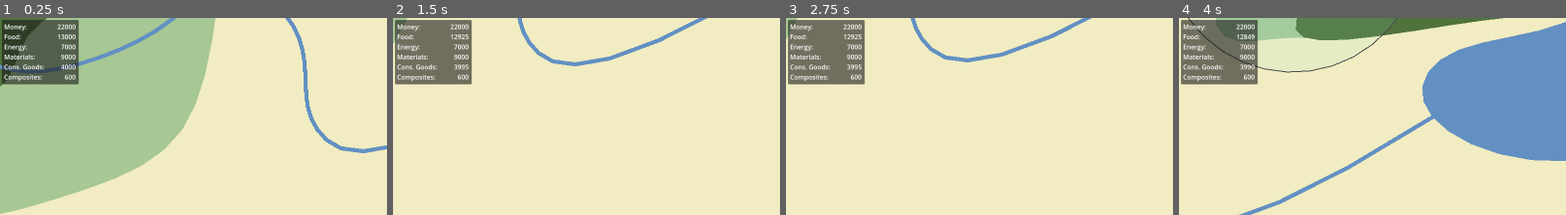
Above: before the commit, frames 1-4 (left to right).
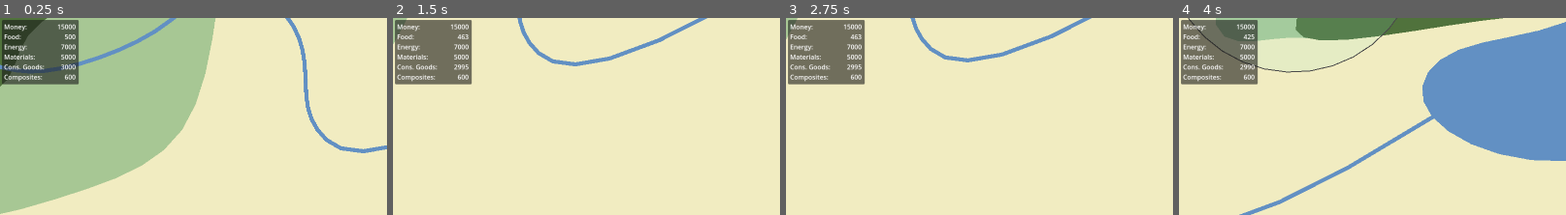
Above: after the commit, the same moments.

Repository: Novation257/Nations-Refounded
Game: Godot game, scene res://masterScene.tscn
Two runs of this game, one before a commit and one after it. Both use one fixed random seed, a clock stepped at 60 frames per second and the inputs below. The engine's default icon, where the game draws it, is replaced by a stand-in: a white triangle on a blue panel in a dark square.
Inputs (mouse positions are % of the whole screen's width and height, from its top left):
- Up to frame 1 (0.25 s): no input
- Up to frame 2 (1.5 s): tap Enter at 0.5 s; move the mouse to (53, 66) at 0.52 s; press the mouse at (53, 66) at 0.53 s; tap Space at 1.25 s; move the mouse to (30, 55) at 1.27 s; release the mouse at (30, 55) at 1.28 s; tap Down (CamDown) at 1.35 s
- Up to frame 3 (2.75 s): click (30, 55) at 1.55 s; tap Enter at 2 s; move the mouse to (60, 28) at 2.02 s; press the mouse at (60, 28) at 2.03 s; tap Left (CamLeft) at 2.1 s
- Up to frame 4 (4 s): tap Space at 2.75 s; move the mouse to (45, 70) at 2.77 s; release the mouse at (45, 70) at 2.78 s; tap Right (CamRight) at 2.85 s; click (45, 70) at 3.05 s; tap Enter at 3.5 s; move the mouse to (80, 65) at 3.52 s; press the mouse at (80, 65) at 3.53 s; tap Up (CamUp) at 3.6 s
The pictures show only the part of the screen within x 0-50%, y 0-50%; the shares and areas given below are measured in that part.

The runs differ from the first frame. In frame 1, less than 0.1% of the frame differs, in the area x 14-18%, y 2-27%; in frame 2, 0.1%; in frame 3, 0.1%; in frame 4, 0.1%, in the area x 14-20%, y 2-27%.

Commit message:
Balance changes + bug fixes
- Population display on cities changes color if the city is missing food
  or consumer goods
- City input/output values changed
- Extractor input/output values changed
- Fixed a bug where city population would not decrease while starving

Diff:
--- a/ClientApp/gameObjects/city/city.gd
+++ b/ClientApp/gameObjects/city/city.gd
@@ -29,8 +29,6 @@
 var initialPopulation:int = 1000
 var maxPopulation:int = 500000
 var growthRate:float = .02
-var timeExp:float = .75
-var timeMul:float = 4
 
 # Production
 var population:int = initialPopulation
@@ -46,16 +44,23 @@
 	else: return(str(num))
 
 func calculateFoodUsage(population:int) -> int:
-	return floor((population * .001) - .00006*pow(population, 1.2) + 5)
+	return floor(((population * .001) - .00006*pow(population, 1.2) + 5) / 2)
 
 func calculateCGUsage(population:int) -> int:
-	return floor(calculateFoodUsage(population) * .10)
+	return floor(calculateFoodUsage(population) * .2)
 
 func calculateTaxProduction(population:int) -> int:
-	return floor(calculateFoodUsage(population) * 3.5)
+	return floor(calculateFoodUsage(population) * 6)
 
 func growPopulation(modifier:float) -> void:
-	population += (growthRate * population)* max(0, 1-(population/maxPopulation)) * modifier
+	# Update UI according to modifier
+	if (modifier < 0): UI_popDis.add_theme_color_override("font_color", Color.RED)
+	elif (modifier < 1): UI_popDis.add_theme_color_override("font_color", Color.YELLOW)
+	else: UI_popDis.add_theme_color_override("font_color", Color.WHITE)
+
+	# Calculate and update new population
+	if (modifier < 0): population += (growthRate * population) * modifier
+	else: population += (growthRate * population)* max(0, 1-(population/maxPopulation)) * modifier
 	set_meta("population", population)
 
 # Add production to the extractor and increase stockpile when necessary
--- a/ClientApp/gameObjects/extractor/extractorTypes.gd
+++ b/ClientApp/gameObjects/extractor/extractorTypes.gd
@@ -3,8 +3,8 @@
 var typeName:String
 
 const _NUMTYPES:int = 20 # Incrament this if adding a new extractor type
-const _BASEMOD:int = 3
-const _RNOUTPUTMOD:int = 5
+const _BASEMOD:int = 4
+const _RNOUTPUTMOD:int = 6
 
 # Construction
 var constructionCost:Resources = Resources.new()
@@ -124,8 +124,8 @@
 			inputs.energy = 10 * _BASEMOD
 			outputs.building_materials = 9 * _BASEMOD
 			constructionCost.money = 675 * _BASEMOD
-			constructionCost.building_materials = 500 * _BASEMOD
-			constructionCost.composites = 250 * _BASEMOD
+			constructionCost.building_materials = 125 * _BASEMOD
+			constructionCost.composites = 100 * _BASEMOD
 			constructionRegion = "barren"
 		"Stonemason", "13":
 			typeName = "Stonemason"
--- a/ClientApp/masterScene.tscn
+++ b/ClientApp/masterScene.tscn
@@ -17,7 +17,7 @@
 position = Vector2(65.9999, 155)
 script = ExtResource("3_tiwjy")
 points = PackedVector2Array(-2433.31, -518.684, -2004.8, -716.461, -1647.84, -804.659, -1484.05, -1021.36, -987.639, -1 …(1136 unchanged characters)…
-weights = PackedFloat32Array(1, 1, 1, 1, 1, 1, 1, 1, 1, 1, 1 …(120632 unchanged characters)… 1, 1, 1, 1, 1, 1, 1, 1, 1, 1, 1, 1, 1, 1)
+weights = PackedFloat32Array(1, 1, 1, 1, 1, 1, 1, 1, 1, 1, 1 …(120632 unchanged characters)… 1, 1, 1, 1, 1, 1, 1, 1, 1, 1, 1, 1, 1, 1, 1, 1, 1, 1, 1, 1, 1, 1)
 collision_poly = NodePath("barren/CollisionPolygon2D")
 open = false
 border = false
@@ -34,7 +34,7 @@
 position = Vector2(-980, -203)
 script = ExtResource("3_tiwjy")
 points = PackedVector2Array(-243.622, -222.623, 78.9117, -640.832, 508.909, -930.005, 665.709, -836.773, 563.194, -447.16, 530.291, 35.7971, 207.751, 151.71, -248.317, 285.678, -1009.16, 55.1613, -1048.76, 258.808, -1298.16, 142.881, -1164.63, -108.98, -776.504, -20.901, -700.589, -274.256)
-weights = PackedFloat32Array(1, 1, 1, 1, 1, 1, 1, 1, 1, 1, 1 …(23081 unchanged characters)… 1, 1, 1, 1, 1, 1, 1, 1, 1, 1, 1, 1, 1, 1)
+weights = PackedFloat32Array(1, 1, 1, 1, 1, 1, 1, 1, 1, 1, 1 …(23081 unchanged characters)… 1, 1, 1, 1, 1, 1, 1, 1, 1, 1, 1, 1, 1, 1, 1, 1, 1, 1, 1, 1, 1, 1)
 collision_poly = NodePath("plains/CollisionPolygon2D")
 open = false
 border = false
@@ -51,7 +51,7 @@
 position = Vector2(-1035, -521)
 script = ExtResource("3_tiwjy")
 points = PackedVector2Array(-786.552, 194.825, -253.795, -31.4633, 173.837, -409.204, 467.833, -79.5718, 82.9648, 45.1541, 145.328, 255.406, -367.83, 258.97)
-weights = PackedFloat32Array(1, 1, 1, 1, 1, 1, 1, 1, 1, 1, 1 …(17024 unchanged characters)… 1, 1, 1, 1, 1, 1, 1, 1, 1, 1, 1, 1, 1, 1)
+weights = PackedFloat32Array(1, 1, 1, 1, 1, 1, 1, 1, 1, 1, 1 …(17024 unchanged characters)… 1, 1, 1, 1, 1, 1, 1, 1, 1, 1, 1, 1, 1, 1, 1, 1, 1, 1, 1, 1, 1, 1)
 collision_poly = NodePath("forest/CollisionPolygon2D")
 open = false
 border = false
@@ -129,7 +129,7 @@
 position = Vector2(-1735, 113)
 script = ExtResource("3_tiwjy")
 points = PackedVector2Array(-243.622, -222.623, 110.098, -223.524, 539.917, -135.425, 323.673, -36.6466, 128.786, -12.6194, 18.7378, 201.189, -274.336, 120.865)
-weights = PackedFloat32Array(1, 1, 1, 1, 1, 1, 1, 1, 1, 1, 1 …(5804 unchanged characters)… 1, 1, 1, 1, 1, 1, 1, 1, 1, 1, 1, 1, 1, 1)
+weights = PackedFloat32Array(1, 1, 1, 1, 1, 1, 1, 1, 1, 1, 1 …(5804 unchanged characters)… 1, 1, 1, 1, 1, 1, 1, 1, 1, 1, 1, 1, 1, 1, 1, 1, 1, 1, 1, 1, 1, 1)
 collision_poly = NodePath("forest/CollisionPolygon2D")
 open = false
 border = false
@@ -146,7 +146,7 @@
 position = Vector2(556, -855)
 script = ExtResource("3_tiwjy")
 points = PackedVector2Array(19.9692, -265.708, 355.59, -217.762, 478.451, -142.847, 469.461, -5.00256, 402.259, 102.07, 340.631, 91.9543, 138.782, -110.154, -244.144, 58.0143, -265.713, 259.592, -369.792, 206.203, -654.269, 288.666, -429.523, -268.705, -243.733, -340.623)
-weights = PackedFloat32Array(1, 1, 1, 1, 1, 1, 1, 1, 1, 1, 1 …(36362 unchanged characters)… 1, 1, 1, 1, 1, 1, 1, 1, 1, 1, 1, 1, 1, 1)
+weights = PackedFloat32Array(1, 1, 1, 1, 1, 1, 1, 1, 1, 1, 1 …(36362 unchanged characters)… 1, 1, 1, 1, 1, 1, 1, 1, 1, 1, 1, 1, 1, 1, 1, 1, 1, 1, 1, 1, 1, 1)
 collision_poly = NodePath("plains/CollisionPolygon2D")
 open = false
 border = false
@@ -163,7 +163,7 @@
 position = Vector2(525, -701)
 script = ExtResource("3_tiwjy")
 points = PackedVector2Array(-326.819, -35.0415, 65.0303, -257.976, 397.181, -159.042, 467.833, -79.5718, 343.181, 16.9585, 137.181, 20.9585, -388.181, 122.949)
-weights = PackedFloat32Array(1, 1, 1, 1, 1, 1, 1, 1, 1, 1, 1 …(22268 unchanged characters)… 1, 1, 1, 1, 1, 1, 1, 1, 1, 1, 1, 1, 1, 1)
+weights = PackedFloat32Array(1, 1, 1, 1, 1, 1, 1, 1, 1, 1, 1 …(22268 unchanged characters)… 1, 1, 1, 1, 1, 1, 1, 1, 1, 1, 1, 1, 1, 1, 1, 1, 1, 1, 1, 1, 1, 1)
 collision_poly = NodePath("forest/CollisionPolygon2D")
 open = false
 border = false
--- a/ClientApp/scripts/masterScene.gd
+++ b/ClientApp/scripts/masterScene.gd
@@ -1,6 +1,7 @@
 extends Node2D
 class_name Master
 
+const AUTOCOLLECT:bool = true
 const TIMEMUL:int = 3600/4 # 1 sec = 15 min
 var time:int
 var curr_player:Player
@@ -34,18 +35,18 @@
 func check_extractor_collection(extractors:Array[Node]) -> void:
 	for extractor in extractors:
 		# If the clicked extractor is owned by the current player
-		if extractor.clicked == true && extractor.get_meta("ownerID") == curr_player.id:
+		if (extractor.clicked == true || (AUTOCOLLECT && extractor.stockpile > 0)) && extractor.get_meta("ownerID") == curr_player.id:
 			var ex_name = extractor.get_meta("Type")
 			# If there are no resources in the extractor...
 			if extractor.stockpile == 0: staticUI.notify(ex_name + " has no resources to collect")
 			# If the player has the resources to collect...
 			elif curr_player.resources.canCombine(extractor.get_stored()):
-				staticUI.notify("Collected resources from " + ex_name)
-				extractor.get_stored().print()
+				if !AUTOCOLLECT: staticUI.notify("Collected resources from " + ex_name)
+				#extractor.get_stored().print()
 				curr_player.resources.combine(extractor.collect())
 			else:
 				staticUI.notify("Not enough resources to collect from " + ex_name)
-				extractor.get_stored().print()
+				#extractor.get_stored().print()
 
 func update_build_buttons() -> void:
 	for extractorPanel:extractorBuildButton in staticUI.extractorPanels:
@@ -69,11 +70,11 @@
 	# Initialize player
 	curr_player = Player.new()
 	curr_player.id = 1
-	curr_player.resources.money = 22000 # 15000 before demo
-	curr_player.resources.food = 13000 # 5000 before demo
-	curr_player.resources.building_materials = 9000 # 5000 before demo
+	curr_player.resources.money = 15000 # 15000 before demo
+	curr_player.resources.food = 500 # 5000 before demo
+	curr_player.resources.building_materials = 5000 # 5000 before demo
 	curr_player.resources.energy = 7000 # 0 before demo
-	curr_player.resources.consumer_goods = 4000 # 0 before demo
+	curr_player.resources.consumer_goods = 3000 # 0 before demo
 	curr_player.resources.composites = 600 # 0 before demo
 
 	# Connect all signals from child nodes to this script
@@ -176,15 +177,21 @@
 		if (city.stockpile < 18*2): city.stockpile += 1
 		city.growPopulation(1)
 		curr_player.resources.combine(city.inputs.negateNoMod())
+		print("Good for " + city.name)
 	elif (resourceCheck == 3): # City starving AND no consumer goods - no tax production, shrink population
-		city.growPopulation(-0.1)
+		city.growPopulation(-2)
+		curr_player.resources.food = 0
+		curr_player.resources.consumer_goods = 0
 	elif (resourceCheck == 1): # City starving - no tax production, shrink population, consume CG
-		city.growPopulation(-0.1)
+		city.growPopulation(-2)
+		curr_player.resources.food = 0
 		curr_player.resources.consumer_goods -= city.inputs.consumer_goods
+		print("Bad for " + city.name)
 	elif (resourceCheck == 2): # No consumer goods - less tax production, less population growth, consume food
 		if (city.stockpile >= 18*2): city.stockpile += 0.5
-		city.growPopulation(0.5)
+		city.growPopulation(0.25)
 		curr_player.resources.food -= city.inputs.food
+		curr_player.resources.consumer_goods = 0
 	return
 
 func _on_taxes_collected(taxes:int) -> void:
